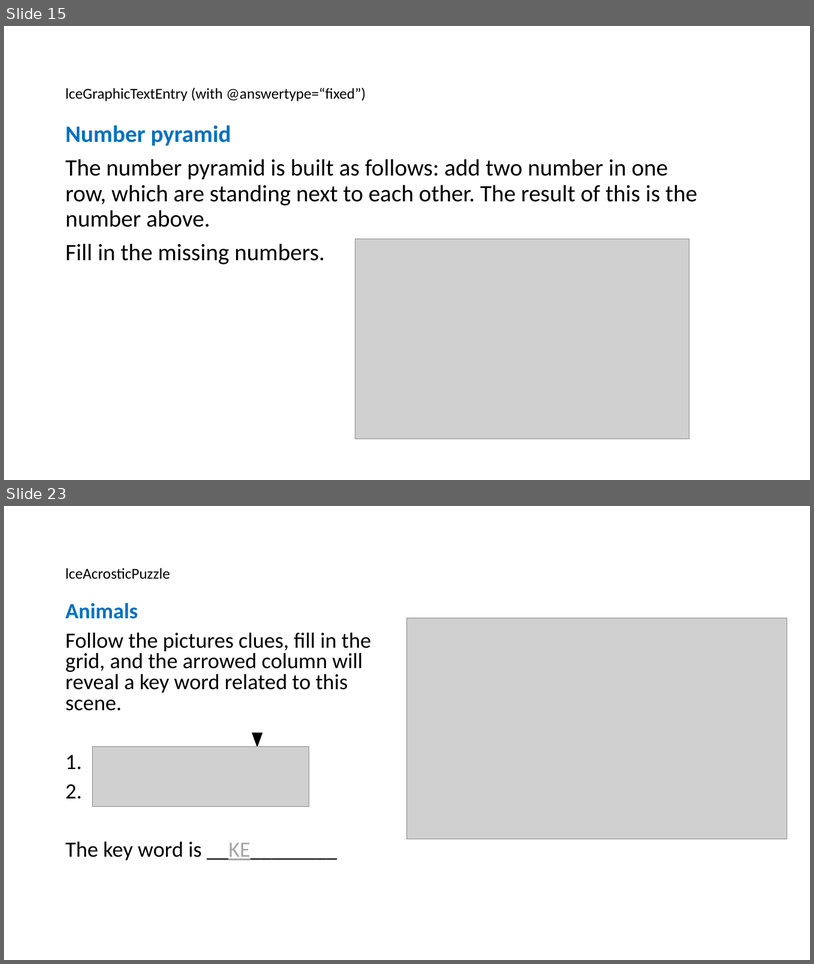
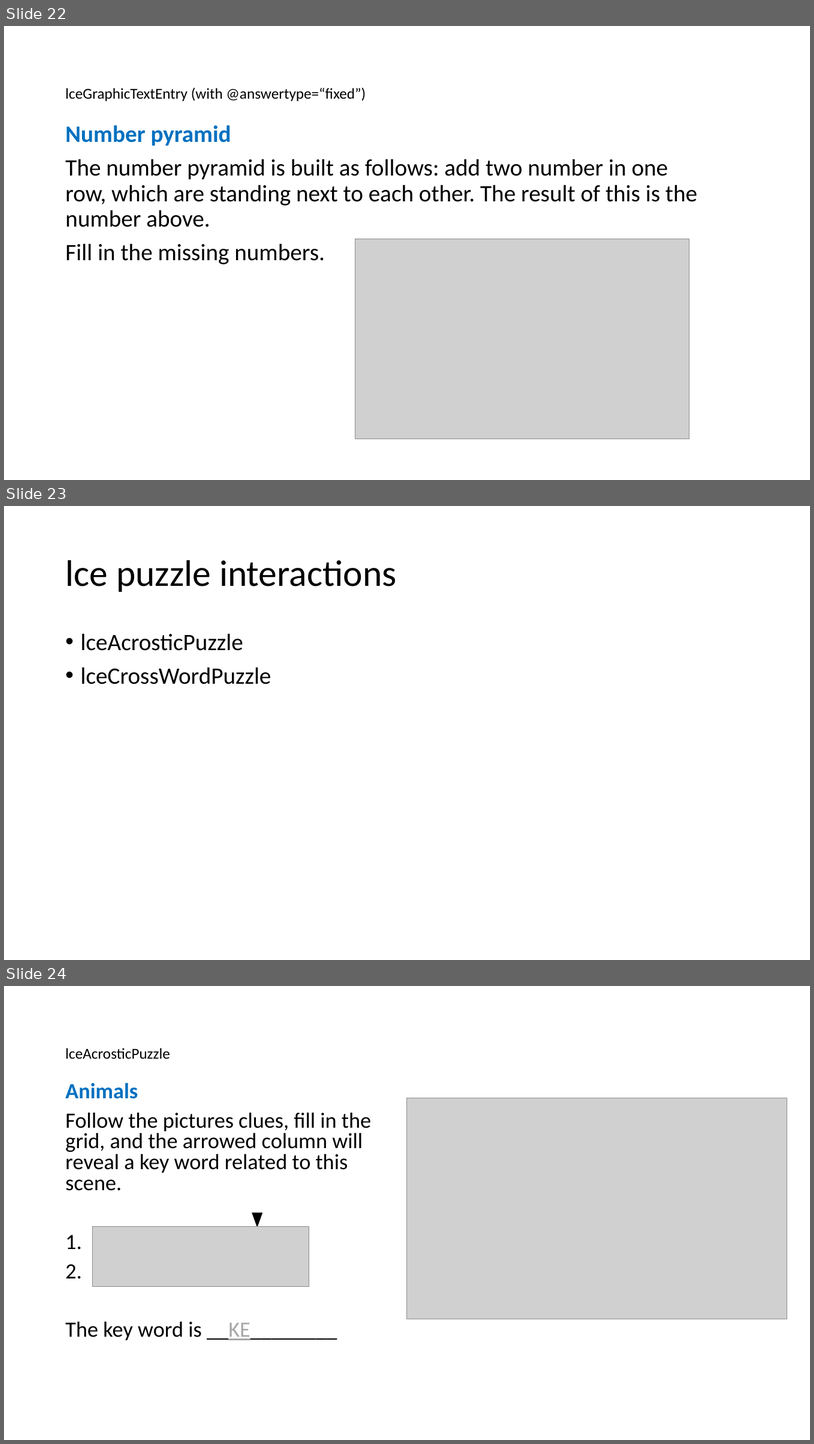
Before and after one commit to XStructuring/eu.xstructuring.dita.lce, a slide deck: documentation/Interaction_examples_visual.pptx. Shown one above the other, each under a label of ours: slides 15 and 23 before the commit, slides 22, 23 and 24 after it; the slides between them are not shown. The pictures are 814x964 and 814x1444 pixels, drawn with LibreOffice and Linux fonts; fonts in the diff are those of the drawing; grey boxes stand for pictures. Boxes give left, top, right and bottom in pixels: in the first picture for what was removed or moved away, otherwise in the second. Text is boxed around its words. In the diff, an @@ line names an element or a change of style, - is before the commit and + after.

```diff
--- a/documentation/Interaction_examples_visual.pptx
+++ b/documentation/Interaction_examples_visual.pptx
@@ slide 23 added at <box>4,506,810,960</box>, background #FFFFFF @@
@@ title added at <box>65,560,396,592</box>, 44 pt, text #000000 @@
+lce puzzle interactions
@@ text added at <box>81,633,272,684</box>, 28 pt, text #000000 @@
+• lceAcrosticPuzzle
+• lceCrossWordPuzzle
@@ what was slide 15 is now slide 22 @@
@@ what was slide 23 is now slide 24 @@
```
Also in this commit, not shown: 3 slides changed, 11 other slides added, 6 other files.
